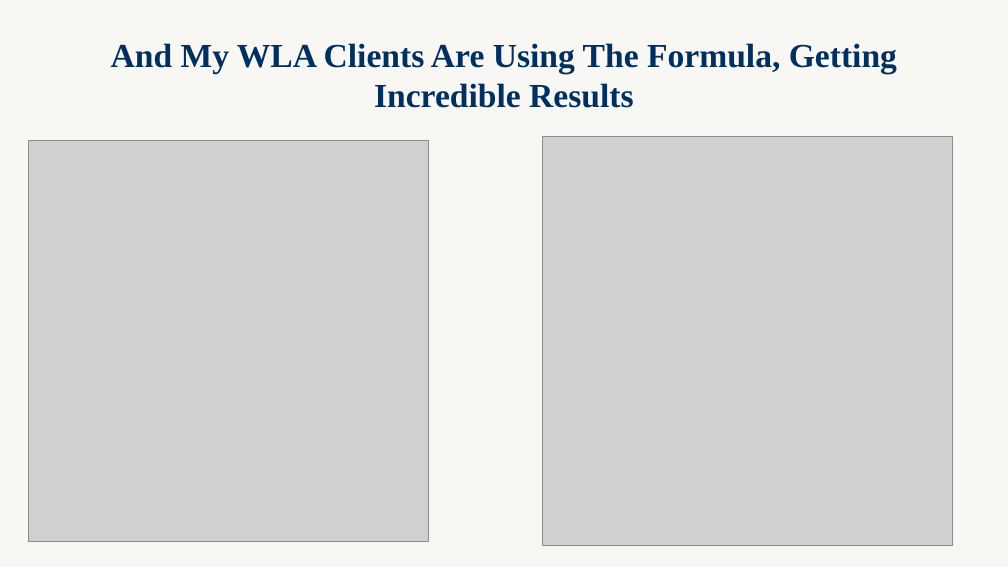
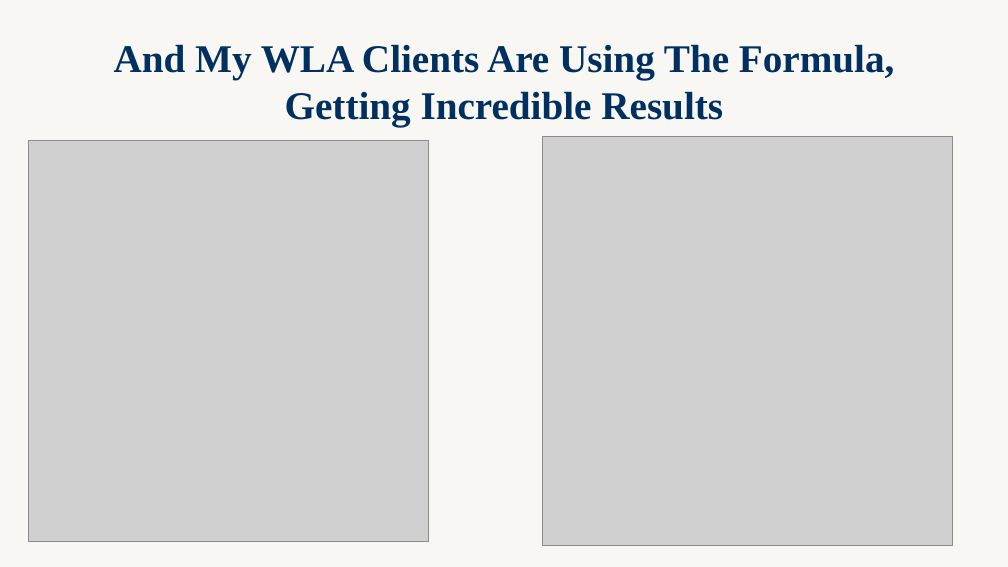
Before and after one commit to WeAreWLA/21-day-reset, a slide deck: slide 22 of decks/Day 5 - Free 5 Day Reset/Day 5 - Free 5 Day Reset.pptx. Drawn at 1008x567 pixels with LibreOffice and Linux fonts; fonts in the diff are those of the drawing; grey boxes stand for pictures. Boxes give left, top, right and bottom in pixels: in the first picture for what was removed or moved away, otherwise in the second. Text is boxed around its words. In the diff, an @@ line names an element or a change of style, - is before the commit and + after.

```diff
--- a/decks/Day 5 - Free 5 Day Reset/Day 5 - Free 5 Day Reset.pptx
+++ b/decks/Day 5 - Free 5 Day Reset/Day 5 - Free 5 Day Reset.pptx
@@ text "And My WLA Clients Are ..." at (x1=114, y1=44, x2=894, y2=120): size 24 to 28 pt @@
```
Also in this commit, not shown: 27 other slides changed.
